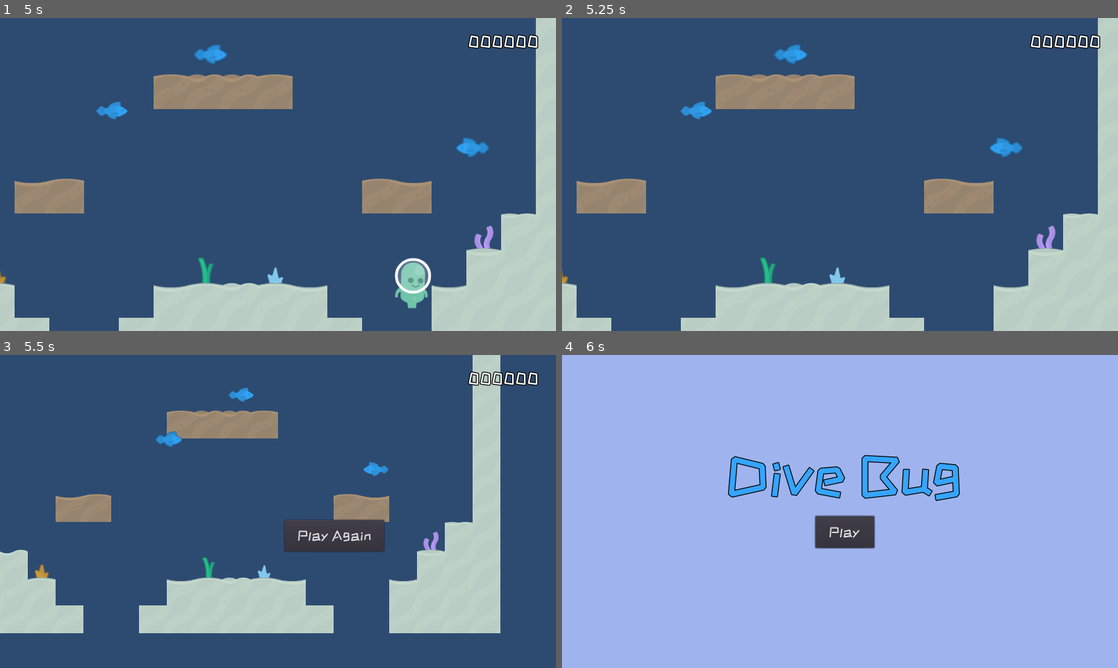
Above: before the commit, frames 1-4 (two rows, left to right).
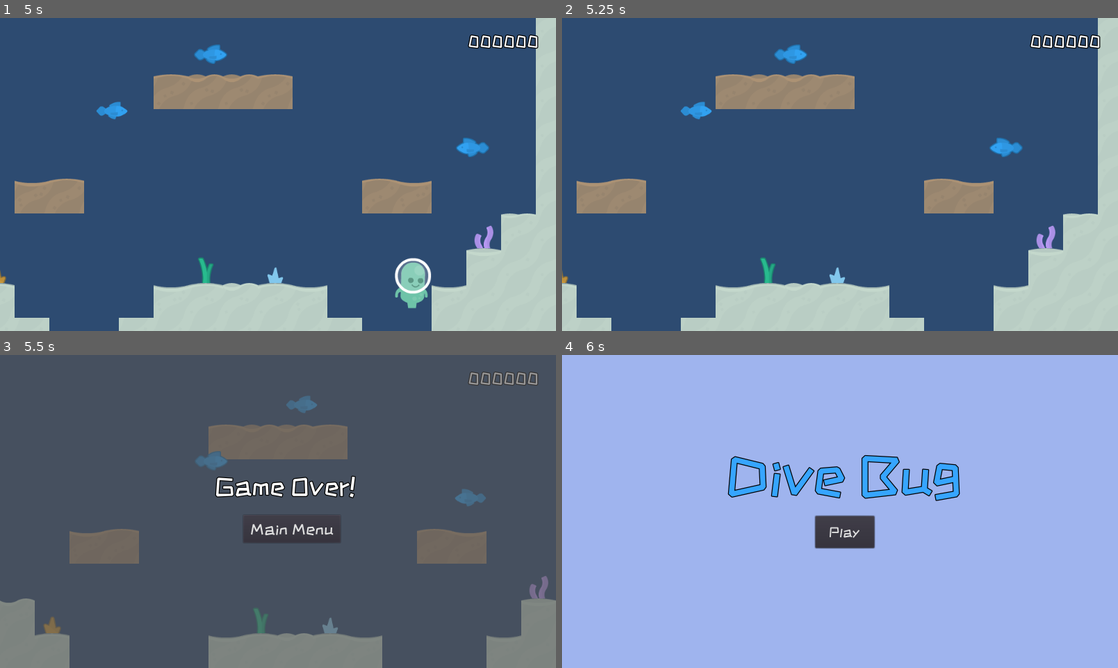
Above: after the commit, the same moments.

Repository: cpvanlue/dive-bug
Game: Godot game, scene res://MainMenu/MainMenu.tscn
Two runs of this game, one before a commit and one after it. Both use one fixed random seed, a clock stepped at 60 frames per second and the inputs below.
Inputs (mouse positions are in pixels of both pictures, inside the frame that each line leads up to):
- Up to frame 1 (5 s): click "Play" at 0.5 s; tap Enter (shoot) at 1.25, 1.35, 3.6 s; hold D (right) 1.28-2.78 s; tap Shift (sprint) at 2.1 s; hold A (left) 2.78-3.53 s; tap Space (swim) at 2.85 s; hold D (right) from 3.53 s (still down); hold Shift (sprint) from 4.28 s (still down)
- Up to frame 2 (5.25 s): release D (right) at 5.03 s; release Shift (sprint) at 5.03 s; hold A (left) from 5.03 s (still down); tap Space (swim) at 5.1 s
- Up to frame 3 (5.5 s): keep holding A (left)
- Up to frame 4 (6 s): release A (left) at 5.75 s; click (851, 530) at 5.75 s, where only the run after the commit has a clickable "Main Menu"

Frames 1-2 are identical in both runs. In frame 3, 99% of the frame differs, in the area x 0-100%, y 0-100%; in frame 4, nothing differs.

Commit message:
Add Game Over screen to HUD with ability to return to main menu

Diff:
--- /dev/null
+++ b/HUD/HUD.gd
@@ -0,0 +1,7 @@
+extends Node2D
+
+
+
+
+func _on_MainMenuButton_pressed():
+	var _ignored = get_tree().change_scene("res://MainMenu/MainMenu.tscn")
--- a/HUD/HUD.tscn
+++ b/HUD/HUD.tscn
@@ -1,6 +1,7 @@
-[gd_scene load_steps=3 format=2]
+[gd_scene load_steps=6 format=2]
 
 [ext_resource path="res://Common/ZCOOLKuaiLe-Regular.ttf" type="DynamicFontData" id=1]
+[ext_resource path="res://HUD/HUD.gd" type="Script" id=2]
 
 [sub_resource type="DynamicFont" id=1]
 size = 40
@@ -8,7 +9,18 @@
 outline_color = Color( 0, 0, 0, 1 )
 font_data = ExtResource( 1 )
 
+[sub_resource type="DynamicFont" id=2]
+size = 60
+outline_size = 2
+outline_color = Color( 0, 0, 0, 1 )
+font_data = ExtResource( 1 )
+
+[sub_resource type="DynamicFont" id=3]
+size = 38
+font_data = ExtResource( 1 )
+
 [node name="HUD" type="Node2D"]
+script = ExtResource( 2 )
 
 [node name="ScoreLabel" type="Label" parent="."]
 margin_left = 1076.06
@@ -20,3 +32,48 @@
 __meta__ = {
 "_edit_use_anchors_": false
 }
+
+[node name="GameOver" type="CanvasLayer" parent="."]
+
+[node name="Visibility" type="Control" parent="GameOver"]
+visible = false
+__meta__ = {
+"_edit_use_anchors_": false
+}
+
+[node name="ColorRect" type="ColorRect" parent="GameOver/Visibility"]
+anchor_right = 1920.0
+anchor_bottom = 1080.0
+margin_right = 1280.0
+margin_bottom = 720.0
+color = Color( 0.337255, 0.329412, 0.329412, 0.611765 )
+__meta__ = {
+"_edit_use_anchors_": false
+}
+
+[node name="GameOverLabel" type="Label" parent="GameOver/Visibility"]
+anchor_left = 0.5
+anchor_right = 0.5
+margin_left = 492.0
+margin_top = 272.0
+margin_right = 819.0
+margin_bottom = 333.0
+custom_fonts/font = SubResource( 2 )
+text = "Game Over!"
+align = 1
+__meta__ = {
+"_edit_use_anchors_": false
+}
+
+[node name="MainMenuButton" type="Button" parent="GameOver/Visibility"]
+margin_left = 560.0
+margin_top = 368.0
+margin_right = 784.0
+margin_bottom = 432.0
+custom_fonts/font = SubResource( 3 )
+text = "Main Menu"
+__meta__ = {
+"_edit_use_anchors_": false
+}
+
+[connection signal="pressed" from="GameOver/Visibility/MainMenuButton" to="." method="_on_MainMenuButton_pressed"]
--- a/Level/Level.gd
+++ b/Level/Level.gd
@@ -59,4 +59,5 @@
 	$Player.velocity = Vector2(0,0)
 	$Player/Animations/AnimationPlayer.play("death"); yield($Player/Animations/AnimationPlayer, "animation_finished")
 	$Player.queue_free()
-	$ReplayButton.visible = true
+	$CenteredCamera.current = true
+	$CanvasLayer/HUD/GameOver/Visibility.visible = true
--- a/Level/Level.tscn
+++ b/Level/Level.tscn
@@ -1,9 +1,8 @@
-[gd_scene load_steps=51 format=2]
+[gd_scene load_steps=49 format=2]
 
 [ext_resource path="res://Common/fishTilesheet.png" type="Texture" id=1]
 [ext_resource path="res://Player/Player.tscn" type="PackedScene" id=2]
 [ext_resource path="res://Level/Level.gd" type="Script" id=3]
-[ext_resource path="res://Common/ZCOOLKuaiLe-Regular.ttf" type="DynamicFontData" id=4]
 [ext_resource path="res://HUD/HUD.tscn" type="PackedScene" id=5]
 
 [sub_resource type="ConvexPolygonShape2D" id=1]
@@ -1439,10 +1438,6 @@
 [sub_resource type="RectangleShape2D" id=44]
 extents = Vector2( 71.7373, 707.025 )
 
-[sub_resource type="DynamicFont" id=45]
-size = 32
-font_data = ExtResource( 4 )
-
 [node name="Level" type="Node2D"]
 script = ExtResource( 3 )
 
@@ -1514,18 +1509,6 @@
 position = Vector2( -319.03, -707.906 )
 shape = SubResource( 44 )
 
-[node name="ReplayButton" type="Button" parent="."]
-visible = false
-margin_left = 654.748
-margin_top = 379.288
-margin_right = 883.748
-margin_bottom = 452.288
-custom_fonts/font = SubResource( 45 )
-text = "Play Again"
-__meta__ = {
-"_edit_use_anchors_": false
-}
-
 [node name="EnemySpawnTimer" type="Timer" parent="."]
 
 [node name="DifficultyTimer" type="Timer" parent="."]
@@ -1533,9 +1516,16 @@
 [node name="CanvasLayer" type="CanvasLayer" parent="."]
 
 [node name="HUD" parent="CanvasLayer" instance=ExtResource( 5 )]
+
+[node name="CenteredCamera" type="Camera2D" parent="."]
+anchor_mode = 0
+zoom = Vector2( 0.8, 0.8 )
+limit_left = 0
+limit_top = 0
+limit_right = 1100
+limit_bottom = 600
 
 [connection signal="player_death" from="Player" to="." method="_on_Player_player_death"]
 [connection signal="body_entered" from="KillZone" to="." method="_on_KillZone_body_entered"]
 [connection signal="body_entered" from="LEnemyKillZone" to="." method="_on_KillZone_body_entered"]
 [connection signal="body_entered" from="REnemyKillZone" to="." method="_on_KillZone_body_entered"]
-[connection signal="pressed" from="ReplayButton" to="." method="_on_ReplayButton_pressed"]
